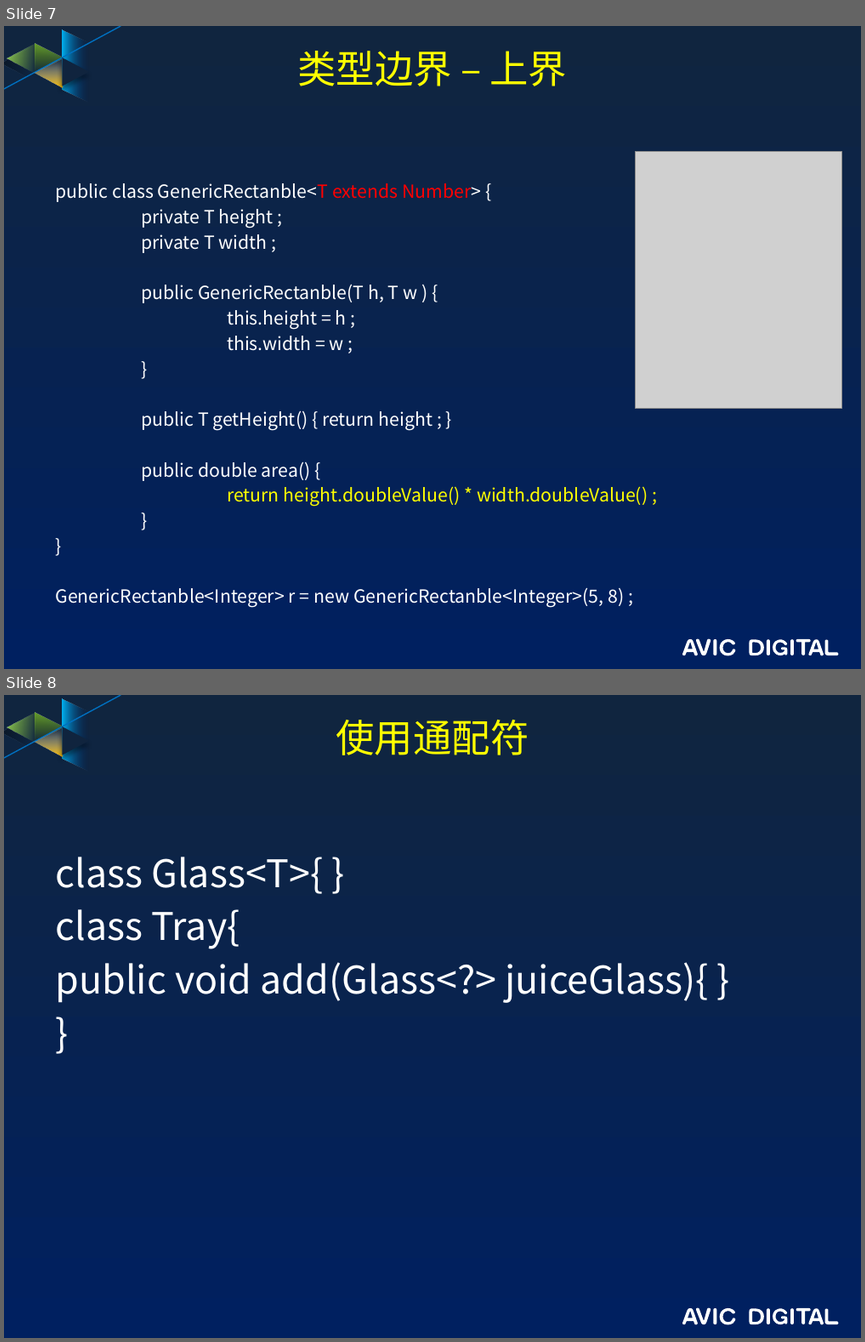
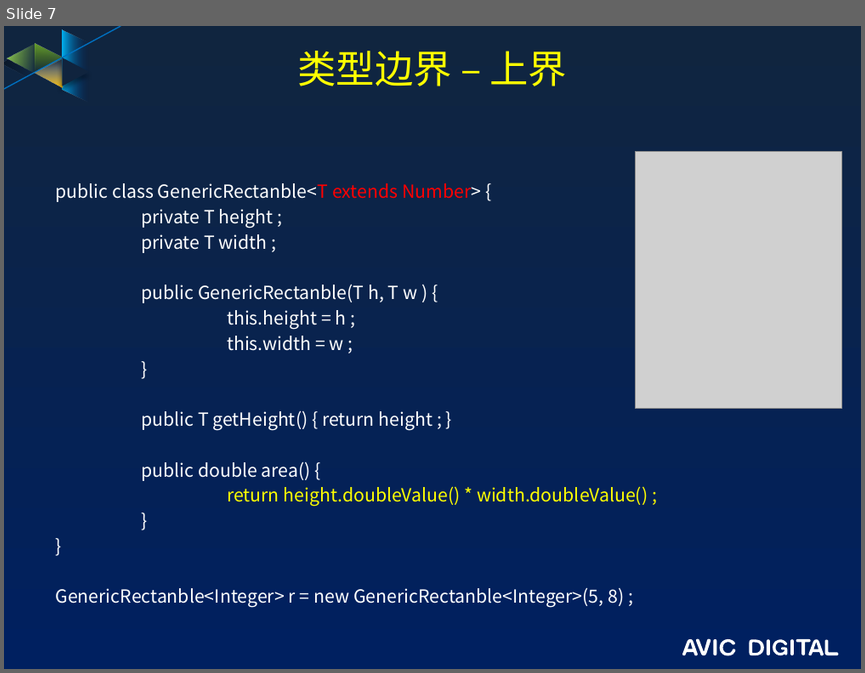
Before and after one commit to guofengzh/java-way, a slide deck: java/docs/06-java-泛型.pptx. Shown one above the other, each under a label of ours: slides 7 and 8 before the commit, slide 7 after it. The pictures are 865x1342 and 865x673 pixels, drawn with LibreOffice and Linux fonts; fonts in the diff are those of the drawing; grey boxes stand for pictures; background and template pictures are left out. Boxes give left, top, right and bottom in pixels: in the first picture for what was removed or moved away, otherwise in the second. Text is boxed around its words. In the diff, an @@ line names an element or a change of style, - is before the commit and + after.

```diff
--- a/java/docs/06-java-泛型.pptx
+++ b/java/docs/06-java-泛型.pptx
@@ slide 8 removed at box(4, 695, 861, 1338), background gradient #10253F to #002060; not listed: 17 template elements that a slide beside it also shows @@
@@ title removed at box(336, 720, 529, 755) @@
-使用通配符
@@ text removed at box(55, 857, 708, 1003) @@
-class Glass<T>{ }
-class Tray{
-public void add(Glass<?> juiceGlass){ }
-}
```
Also in this commit, not shown: 1 slide changed, 4 other files.
